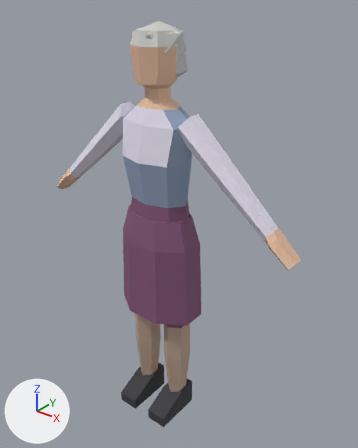
An edit to the FBX model Assets/Character/Visitor_Wife/Visitor_Wife.fbx, drawn before and after from the same camera.
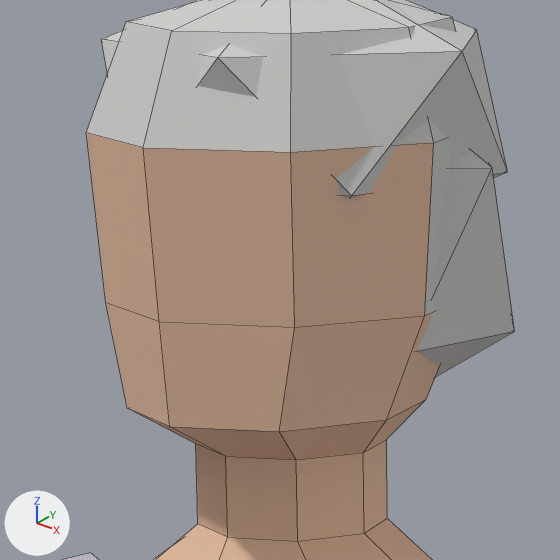
Old and new are each drawn whole from a 50 mm camera at (1.155, -1.325, 1.738) aimed at (0.046, 0.062, 0.878) and again close up on the part from 33% to 54% of the width and 6% to 23% of the height. The axes (+X, +Y, +Z) are drawn at lower left. The lights are the same throughout. The last two pictures show the newer version. The close-ups show mesh edges as thin lines.

In view in the first close-up: 'Visitor_Wife'.
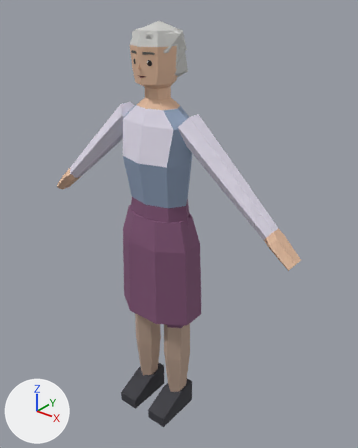
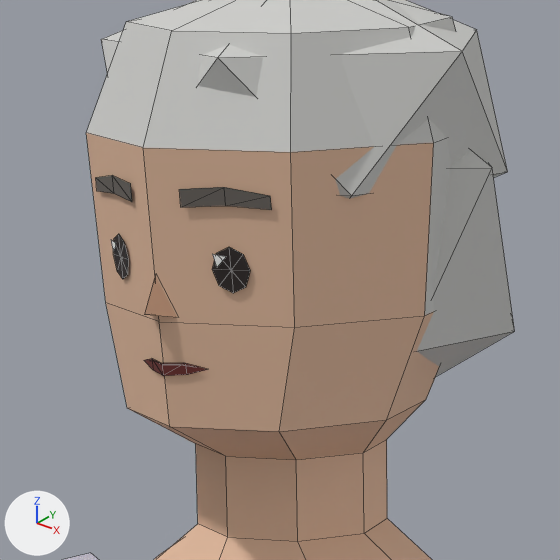
The change, as a diff of the scene's bpy script:
```diff
--- a/Assets/Character/Visitor_Wife/Visitor_Wife.fbx.py
+++ b/Assets/Character/Visitor_Wife/Visitor_Wife.fbx.py
@@ img_facepalette_png @@
+img_facepalette_png = load_image('FacePalette.png', '../Face/FacePalette.png', 32, 16, 'sRGB')
@@ mat_visitor_wife_face @@
+mat_visitor_wife_face = principled_material('Visitor_Wife_Face')
+mat_visitor_wife_face.texture = img_facepalette_png
+mat_visitor_wife_face.roughness = 0.55
@@ me_visitor_wife @@
 # used by ob_visitor_wife; location = (0.0, 0.0, 0.0)
-me_visitor_wife.from_pydata(...)  # 321 vertices, 316 faces; spans x -0.59..0.59, y -0.15..0.12, z 0.0..1.63
+me_visitor_wife.from_pydata(...)  # 401 vertices, 377 faces; spans x -0.59..0.59, y -0.15..0.12, z 0.0..1.63
+# me_visitor_wife part 1
+# 80 vertices are added at x -0.05..0.05, y -0.1..-0.07, z 1.46..1.54
+# 61 new faces join them, mat_visitor_wife_face (picture img_facepalette_png)
 me_visitor_wife.materials.append(mat_visitor_wife_skirt)
@@ me_visitor_wife @@
 me_visitor_wife.materials.append(mat_visitor_wife_shoes)
+me_visitor_wife.materials.append(mat_visitor_wife_face)  # picture img_facepalette_png
```

Pixel boxes [x1, y1, x2, y2] of what changed, in the close-ups (560 x 560 px):
part 1 of me_visitor_wife, added
    after: [96, 175, 271, 376]
